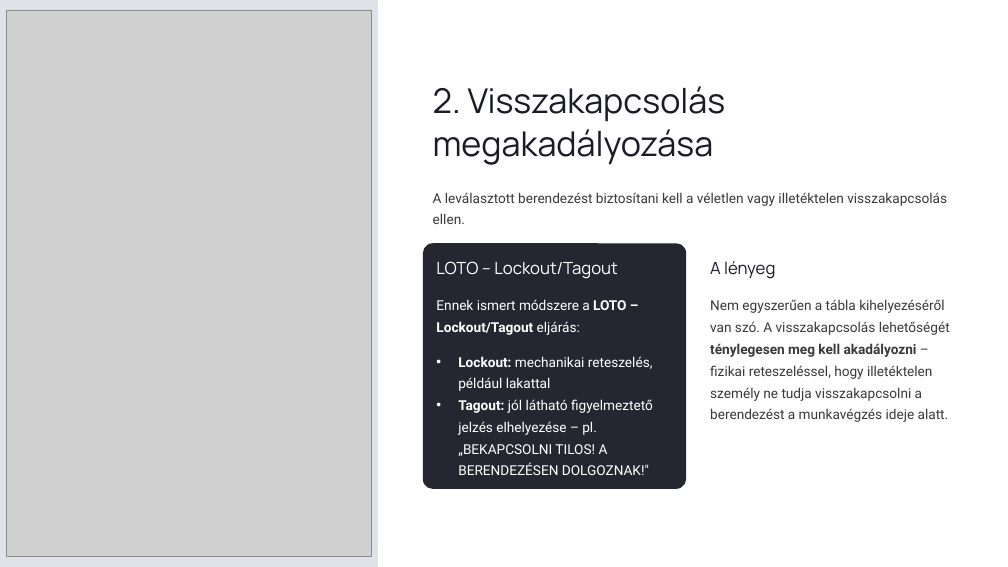
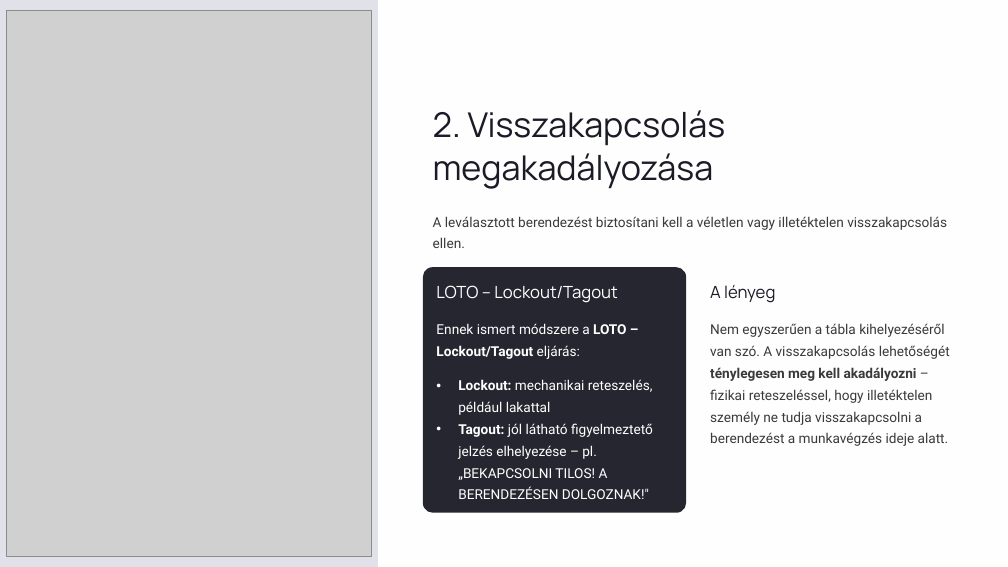
Before and after one commit to zsfazekas65-stack/IAP, a slide deck: slide 7 of ppt/villamosszereles11/03_het.pptx. Drawn at 1008x567 pixels with LibreOffice and Linux fonts; fonts in the diff are those of the drawing; grey boxes stand for pictures. Boxes give left, top, right and bottom in pixels: in the first picture for what was removed or moved away, otherwise in the second. Text is boxed around its words. In the diff, an @@ line names an element or a change of style, - is before the commit and + after.

```diff
--- a/ppt/villamosszereles11/03_het.pptx
+++ b/ppt/villamosszereles11/03_het.pptx
@@ 7 texts, 1 rounded rectangle: place and size @@
-7 texts, 1 rounded rectangle at box(423, 86, 950, 489)
+7 texts, 1 rounded rectangle at box(423, 110, 950, 513)
```
Also in this commit, not shown: 1 other slide changed.
